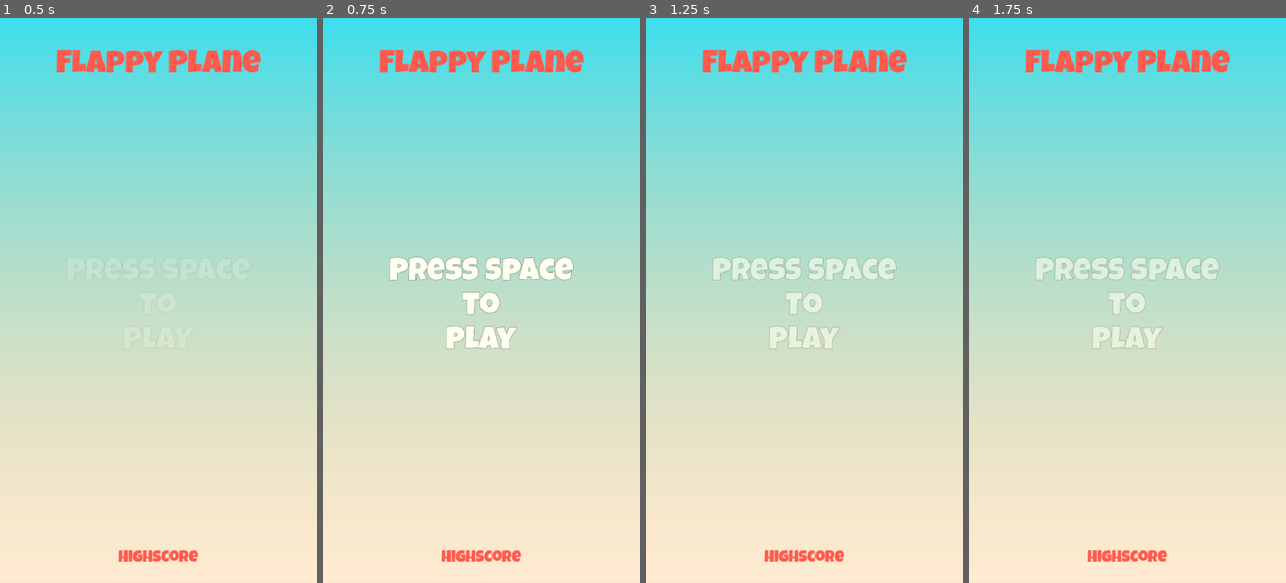
Above: before the commit, frames 1-4 (left to right).
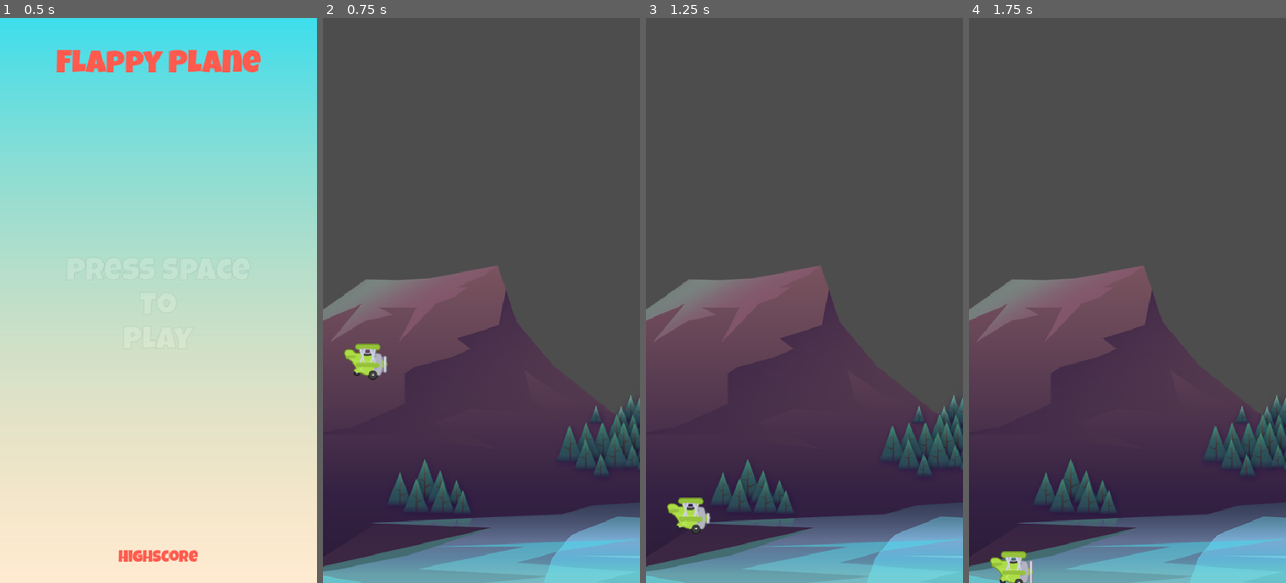
Above: after the commit, the same moments.

Repository: ankit-suman-07/FLAPPY_BIRD
Game: Godot game, scene res://scenes/main.tscn
Two runs of this game, one before a commit and one after it. Both use one fixed random seed, a clock stepped at 60 frames per second and the inputs below. This scene is started directly instead of the project's main scene.
Inputs:
- Up to frame 1 (0.5 s): no input
- Up to frame 2 (0.75 s): tap Space (jump) at 0.5 s; hold Space (jump) from 0.53 s (still down)
- Up to frame 3 (1.25 s): keep holding Space (jump)
- Up to frame 4 (1.75 s): release Space (jump) at 1.28 s; tap Space (jump) at 1.35, 1.52 s

Frame 1 is identical in both runs. In frame 2, 100% of the frame differs, in the area x 0-100%, y 0-100%; in frame 3, 100%; in frame 4, 100%.

Commit message:
Change main scene on space

Diff:
--- a/scenes/main.tscn
+++ b/scenes/main.tscn
@@ -1,6 +1,7 @@
-[gd_scene load_steps=9 format=3 uid="uid://cm621q6roibev"]
+[gd_scene load_steps=10 format=3 uid="uid://cm621q6roibev"]
 
 [ext_resource type="Texture2D" uid="uid://b0xd5bk668hsf" path="res://assets/background/sky.png" id="1_sugp2"]
+[ext_resource type="Script" uid="uid://ckqmq4v2mmhry" path="res://scripts/main.gd" id="1_tbgi4"]
 [ext_resource type="LabelSettings" uid="uid://t6g6ery78lwy" path="res://resources/red_font_48.tres" id="2_jyhfs"]
 [ext_resource type="FontFile" uid="uid://fnbx65e2chw8" path="res://assets/fonts/LuckiestGuy-Regular.ttf" id="3_tbgi4"]
 [ext_resource type="AudioStream" uid="uid://d36yg5ac3s6jx" path="res://assets/audio/bgm_menu.mp3" id="4_jyhfs"]
@@ -46,6 +47,7 @@
 anchor_bottom = 1.0
 grow_horizontal = 2
 grow_vertical = 2
+script = ExtResource("1_tbgi4")
 
 [node name="TextureRect" type="TextureRect" parent="."]
 layout_mode = 0
--- /dev/null
+++ b/scripts/main.gd
@@ -0,0 +1,8 @@
+extends Control
+
+const GAME = preload("uid://ky7l6d21icp")
+
+
+func _unhandled_input(event: InputEvent) -> void:
+	if event.is_action_pressed("jump"):
+		get_tree().change_scene_to_packed(GAME)
Not shown, added: scripts/main.gd.uid
